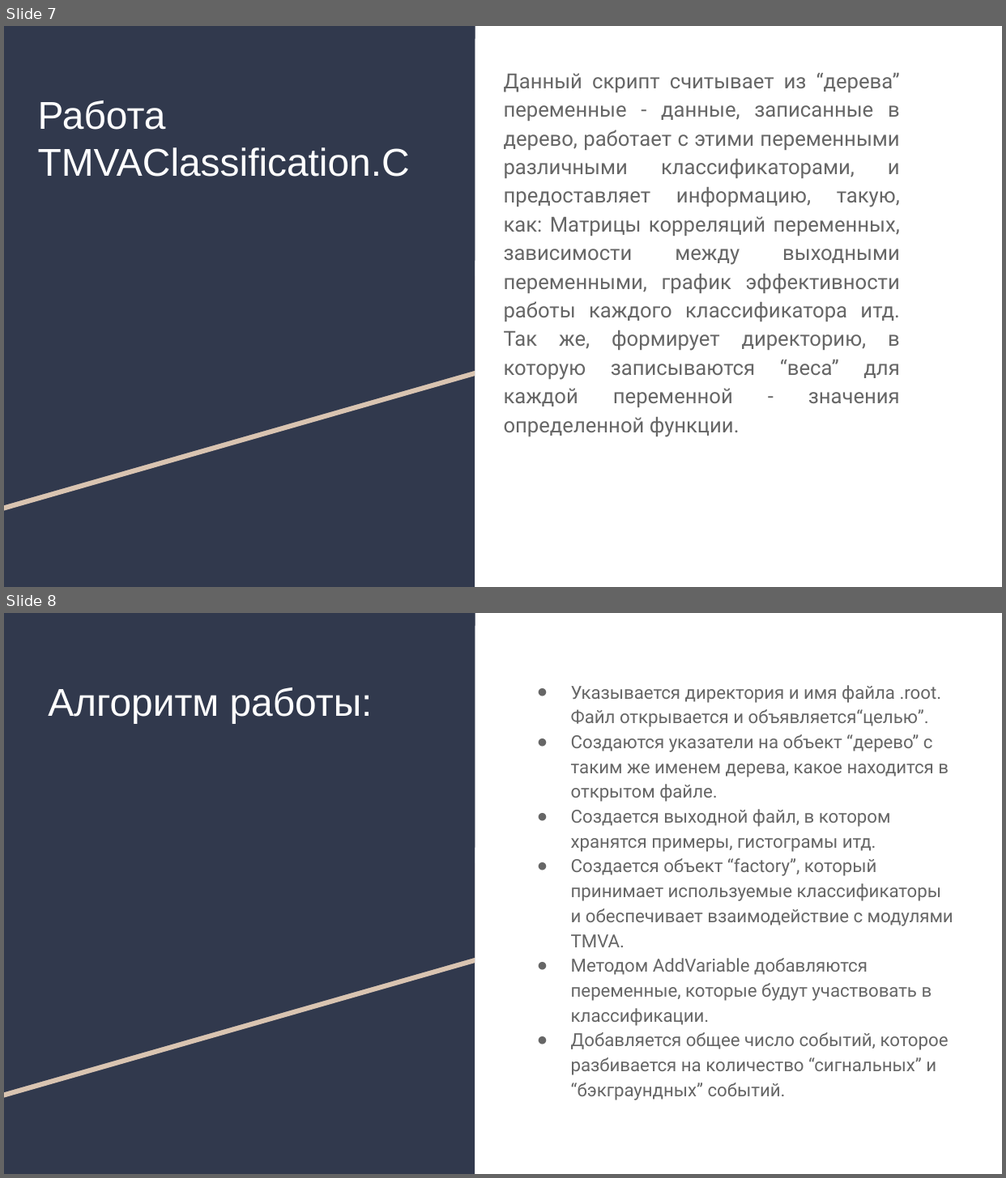
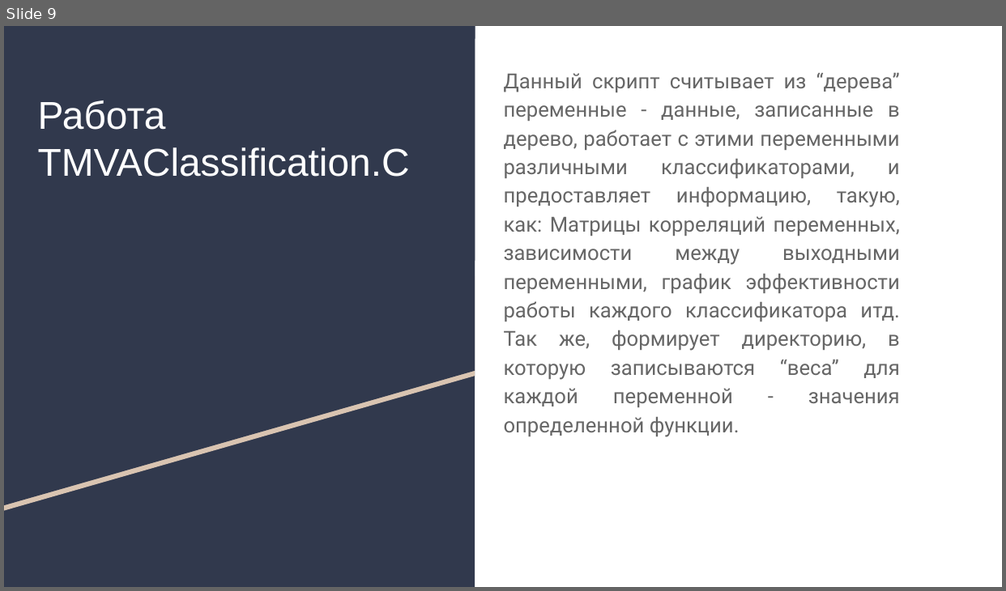
Before and after one commit to AlexanderUzunyan/TestProject, a slide deck: neuro/doc/TMVA.odp. Shown one above the other, each under a label of ours: slides 7 and 8 before the commit, slide 9 after it. The pictures are 1006x1178 and 1006x591 pixels, drawn with LibreOffice and Linux fonts; fonts in the diff are those of the drawing. Boxes give left, top, right and bottom in pixels: in the first picture for what was removed or moved away, otherwise in the second. Text is boxed around its words. In the diff, an @@ line names an element or a change of style, - is before the commit and + after.

```diff
--- a/neuro/doc/TMVA.odp
+++ b/neuro/doc/TMVA.odp
@@ slide 8 removed at [4,613,1002,1174], background #FFFFFF; not listed: 3 template elements that a slide beside it also shows @@
@@ text removed at [571,685,953,1101] @@
-● Указывается директория и имя файла .root. Файл открывается и объявляется“целью”.
-● Создаются указатели на объект “дерево” с таким же именем дерева, какое находится в открытом файле.
-● Создается выходной файл, в котором хранятся примеры, гистограмы итд.
-● Создается объект “factory”, который принимает используемые классификаторы и обеспечивает взаимодействие с модулями TMVA.
-● Методом AddVariable добавляются переменные, которые будут участвовать в классификации.
-● Добавляется общее число событий, которое разбивается на количество “сигнальных” и “бэкграундных” событий.
@@ title removed at [48,688,373,723] @@
-Алгоритм работы:
@@ what was slide 7 is now slide 9 @@
```
Also in this commit, not shown: 5 slides changed, 5 slides added, 3 other slides removed, 1 other file.
